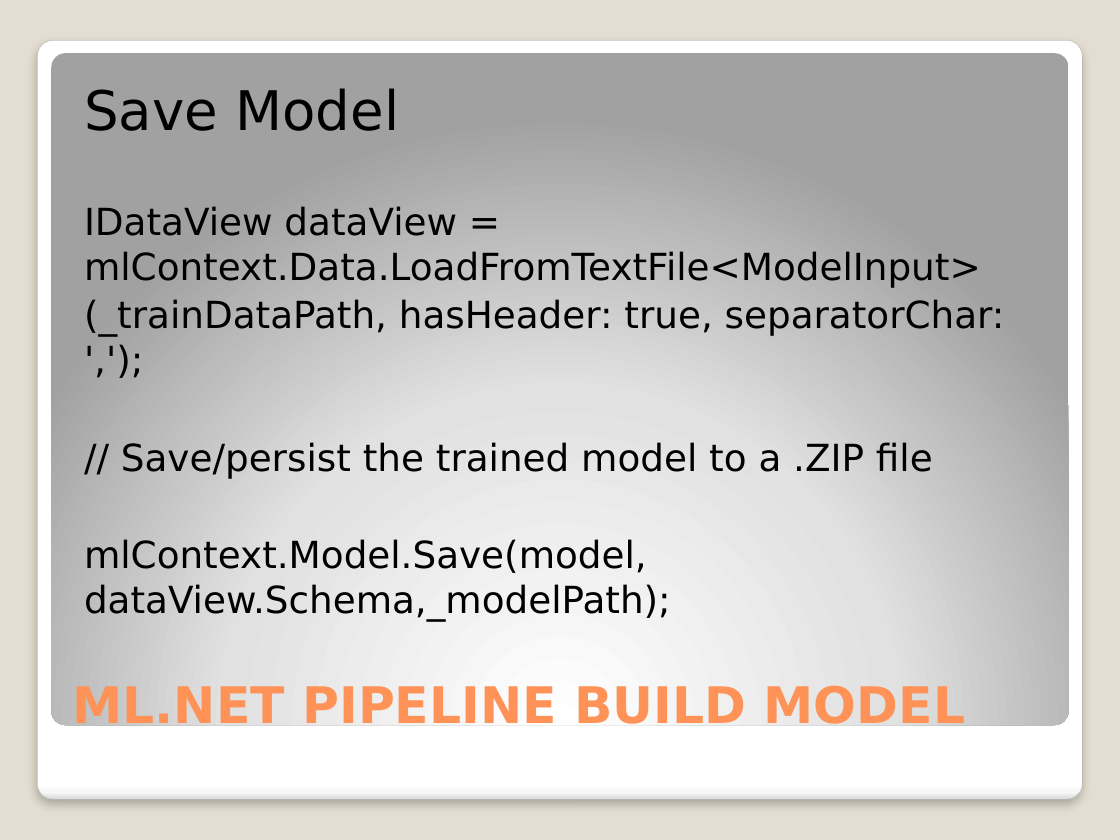
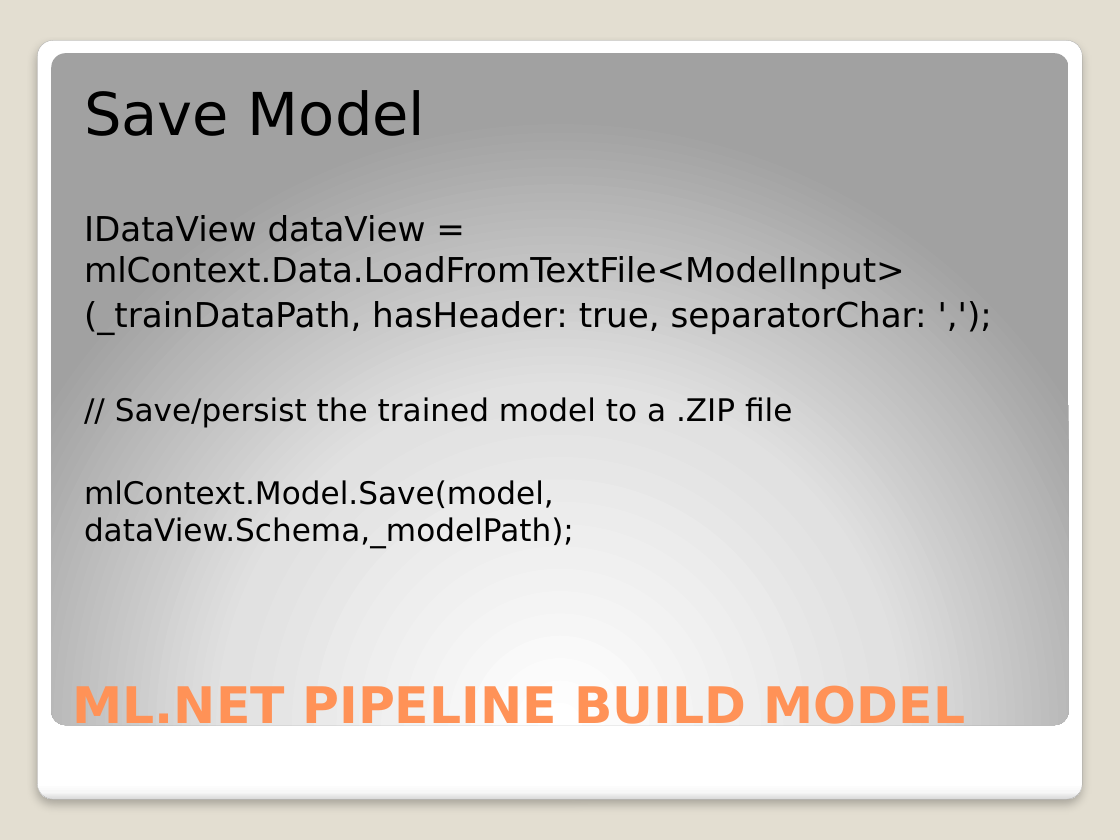
Before and after one commit to djkormo/mlnet-cli, a slide deck: slide 24 of presentation/Machine learning in Azure without Python.pptx. Drawn at 1120x840 pixels with LibreOffice and Linux fonts; fonts in the diff are those of the drawing. Boxes give left, top, right and bottom in pixels: in the first picture for what was removed or moved away, otherwise in the second. Text is boxed around its words. In the diff, an @@ line names an element or a change of style, - is before the commit and + after.

```diff
--- a/presentation/Machine learning in Azure without Python.pptx
+++ b/presentation/Machine learning in Azure without Python.pptx
@@ text "Save Model" at (x1=84, y1=90, x2=927, y2=548): size 35.1 to 38 pt in "Save Model"; size 24.1 to 22 pt in "IDataView dataView = mlContext.Data.LoadFromTextFile<ModelIn ...", "(_trainDataPath, hasHeader: true, separatorChar: ',');"; size 24.1 to 20 pt in "// Save/persist the trained model to a ...", "mlContext.Model.Save(model, dataView.Schema,_modelPath);" @@
```
Also in this commit, not shown: 2 other slides changed, 2 slides added.
